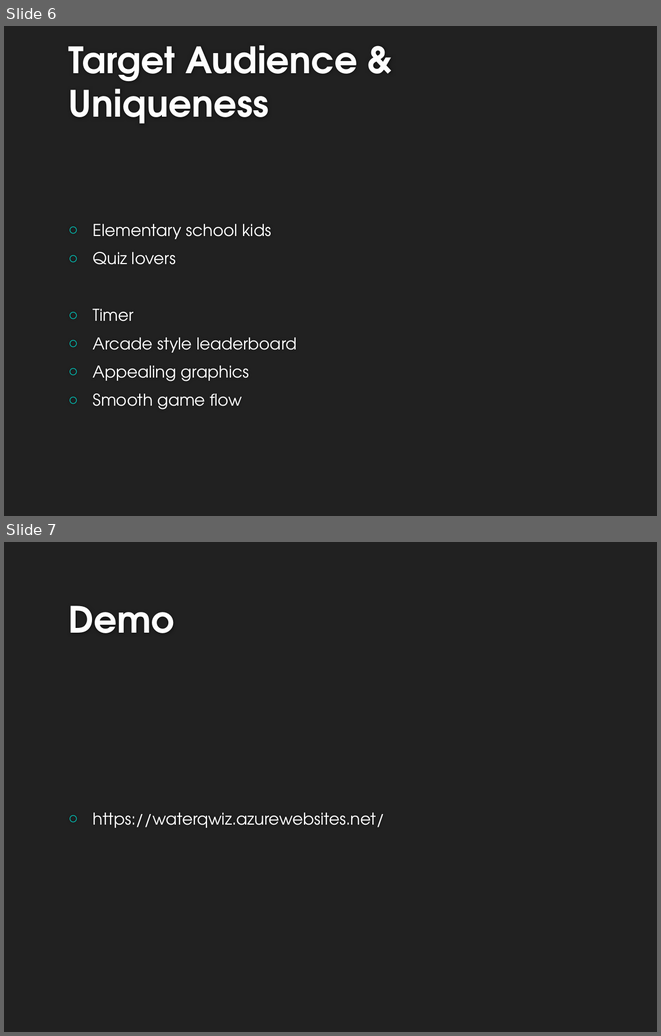
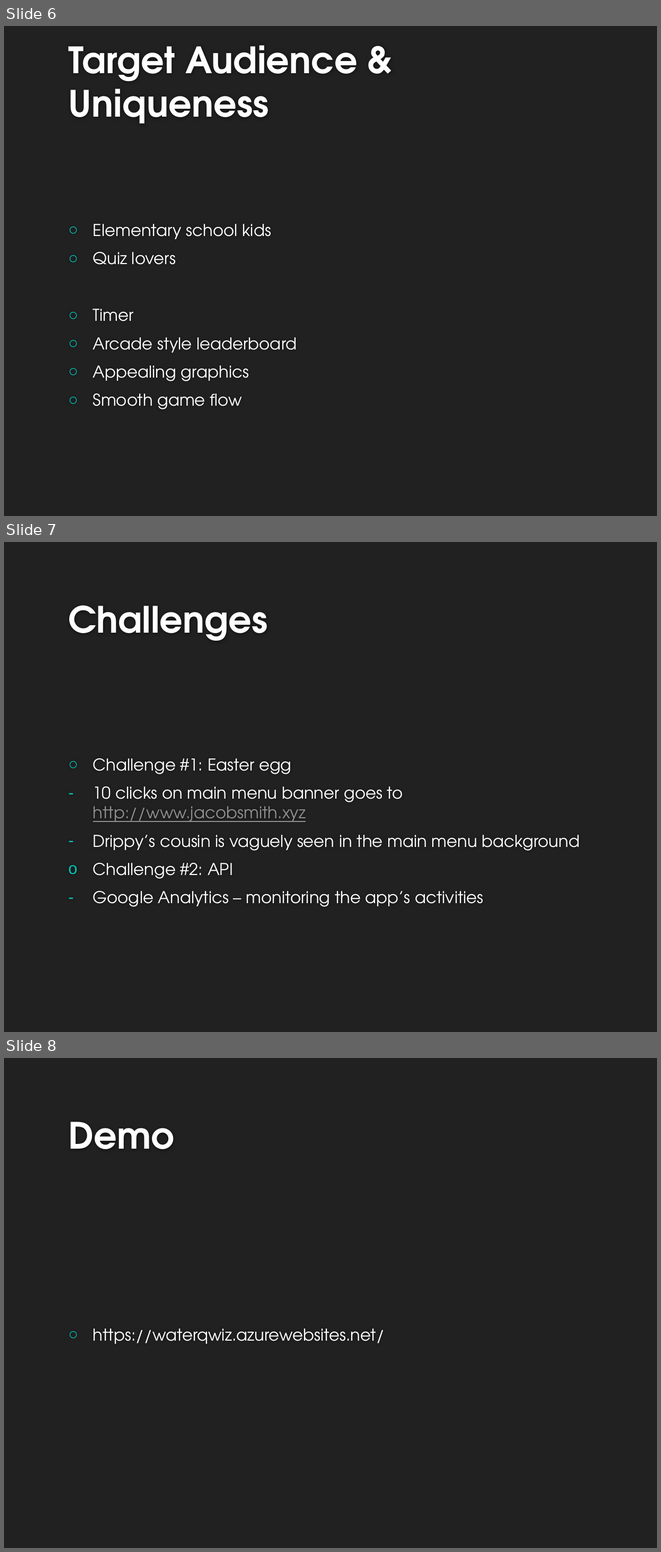
Before and after one commit to HarmanbirD/WaterQwiz, a slide deck: Wasted Water Quiz.pptx. Shown one above the other, each under a label of ours: slides 6 and 7 before the commit, slides 6, 7 and 8 after it. The pictures are 661x1036 and 661x1552 pixels, drawn with LibreOffice and Linux fonts; fonts in the diff are those of the drawing; background and template pictures are left out. Boxes give left, top, right and bottom in pixels: in the first picture for what was removed or moved away, otherwise in the second. Text is boxed around its words. In the diff, an @@ line names an element or a change of style, - is before the commit and + after.

Commit message:
Added Challenges slide

```diff
--- a/Wasted Water Quiz.pptx
+++ b/Wasted Water Quiz.pptx
@@ slide 7 added at [4,542,657,1032], background #212121 @@
@@ title added at [68,605,267,641], 40 pt, text #FEFEFE, bold @@
+Challenges
@@ text added at [93,758,580,907], 18 pt, text #FFFFFF @@
+○ Challenge #1: Easter egg
+– 10 clicks on main menu banner goes to http://www.jacobsmith.xyz
+– Drippy’s cousin is vaguely seen in the main menu background
+o Challenge #2: API
+– Google Analytics – monitoring the app’s activities
@@ what was slide 7 is now slide 8 @@
```
Also in this commit, not shown: 2 slides changed.
